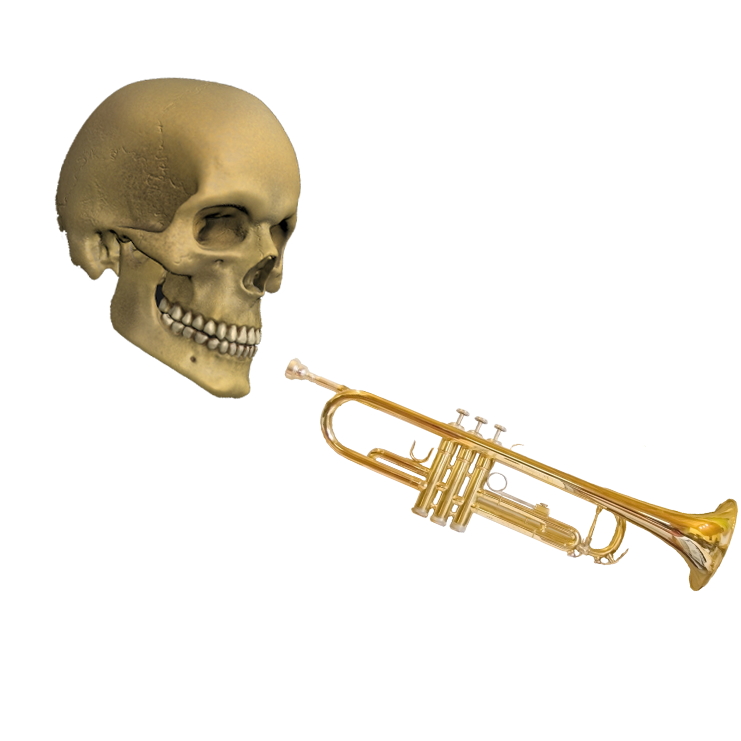
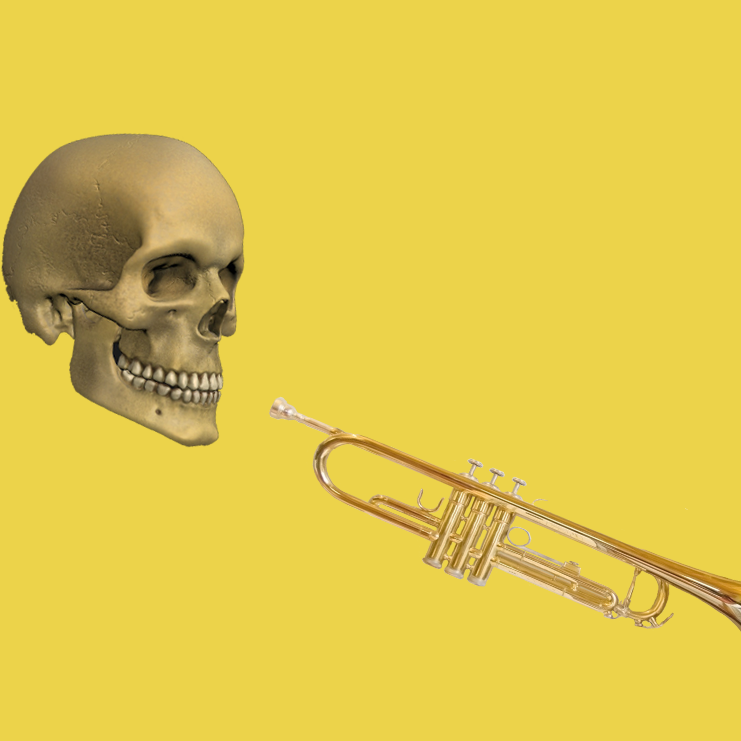
Revision of a layered 741 × 741 image; what changed, layer by layer:
painted on "799px-Trumpet_1" over box(268, 357, 741, 632)
painted on "Layer 0" over box(0, 76, 302, 448)
added layer "Layer 1" over box(0, 0, 741, 741)
